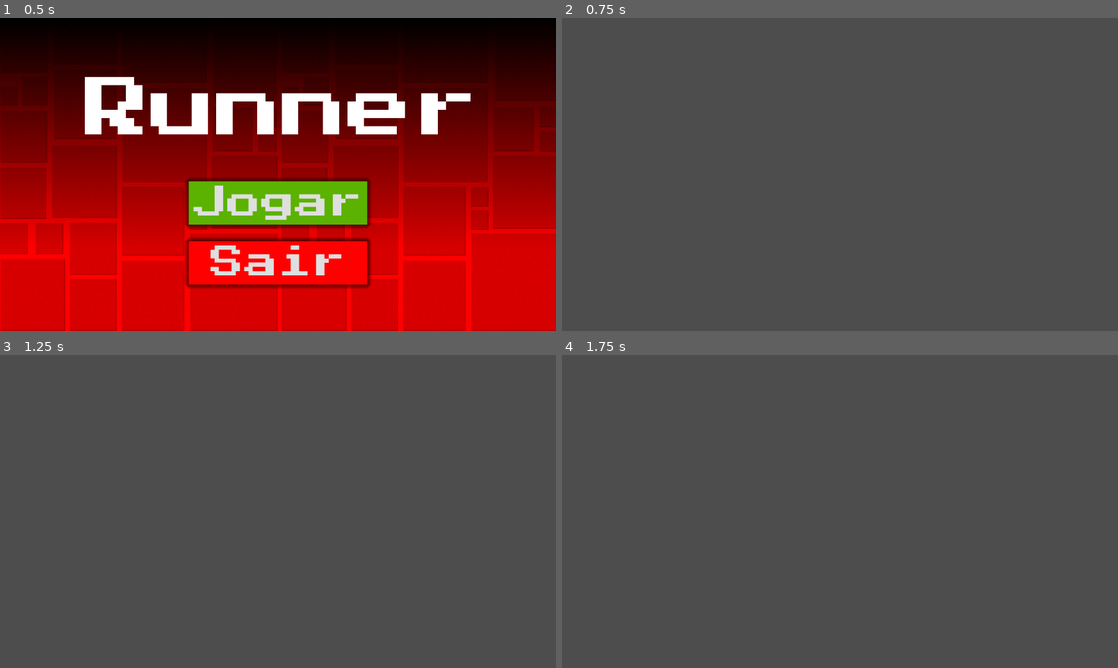
Above: before the commit, frames 1-4 (two rows, left to right).
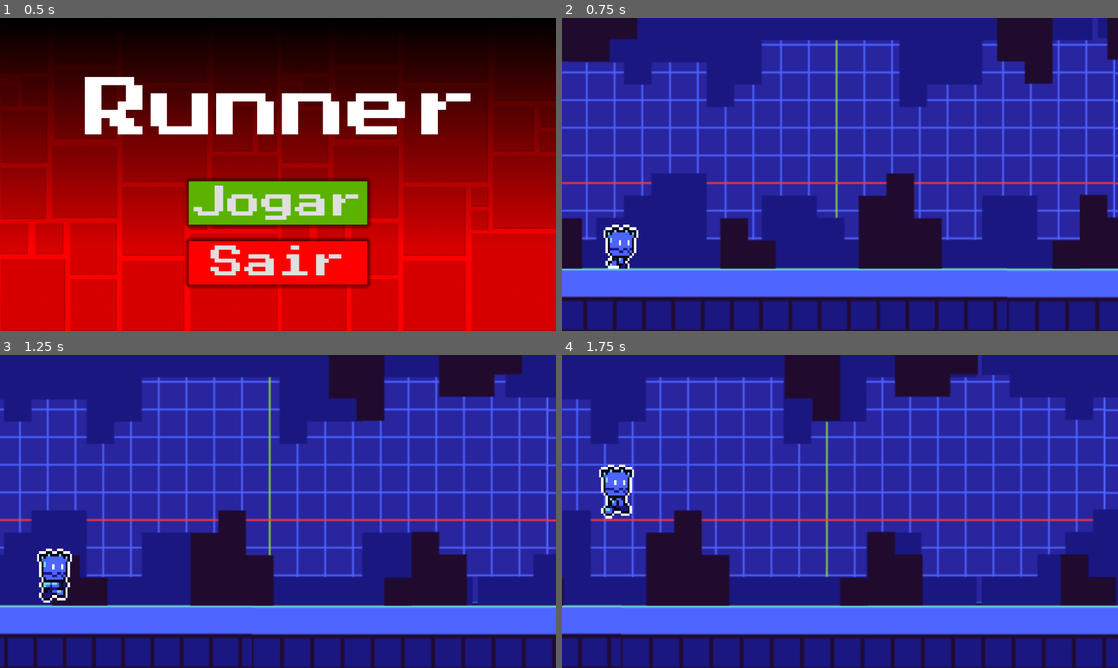
Above: after the commit, the same moments.

Repository: Davizera16/Runner
Game: Godot game, scene res://menu.tscn
Same seed, same stepped clock (60 frames per second), same inputs: the game is played once before the commit and once after it.
Inputs:
- Up to frame 1 (0.5 s): no input
- Up to frame 2 (0.75 s): click "Jogar" at 0.5 s
- Up to frame 3 (1.25 s): no input
- Up to frame 4 (1.75 s): hold Space (ui_select) from 1.28 s (still down)

Frame 1 is identical in both runs. In frame 2, 100% of the frame differs, in the area x 0-100%, y 0-100%; in frame 3, 100%; in frame 4, 100%.

Commit message:
refez o jogo !!!!!!!

Diff:
--- /dev/null
+++ b/jogador.gd
@@ -0,0 +1,17 @@
+extends CharacterBody2D
+
+var velocidade_pulo = -600
+
+func _physics_process(delta: float) -> void:
+
+	velocity += get_gravity() * delta
+
+	if is_on_floor(): # se está no chão
+		$Imagem.play("default")
+
+		if Input.is_action_pressed("ui_select"):
+			velocity.y = velocidade_pulo
+	else:
+		$Imagem.play("pular")
+
+	move_and_slide()
--- /dev/null
+++ b/jogo.gd
@@ -0,0 +1,37 @@
+extends Node2D
+
+
+@export var velocidade: int
+
+func _ready() -> void:
+	velocidade = 400
+
+func _process(delta: float) -> void:
+
+	$MeioAzul.position.x  -= velocidade*delta*0.6
+	$MeioAzul2.position.x  -= velocidade*delta*0.6
+	if $MeioAzul.position.x < -1152:
+		$MeioAzul.position.x = 1152
+	if $MeioAzul2.position.x < -1152:
+		$MeioAzul2.position.x = 1152
+
+	$MeioPreto.position.x  -= velocidade*delta*1.1
+	$MeioPreto2.position.x  -= velocidade*delta*1.1
+	if $MeioPreto.position.x < -1152:
+		$MeioPreto.position.x = 1152
+	if $MeioPreto2.position.x < -1152:
+		$MeioPreto2.position.x = 1152
+
+	$Fundo.position.x -= velocidade * delta*0.05
+	$Fundo2.position.x -= velocidade * delta*0.05
+	if $Fundo.position.x < -1152:
+		$Fundo.position.x = 1152
+	if $Fundo2.position.x < -1152:
+		$Fundo2.position.x = 1152
+
+	$Chao.position.x -= velocidade * delta*2
+	$Chao2.position.x -= velocidade * delta*2
+	if $Chao.position.x < -1152:
+		$Chao.position.x = 1152
+	if $Chao2.position.x < -1152:
+		$Chao2.position.x = 1152
--- a/jogo.tscn
+++ b/jogo.tscn
@@ -1,13 +1,137 @@
 [gd_scene format=3 uid="uid://bqp0hrxloie2a"]
 
+[ext_resource type="Script" uid="uid://by712q4hs4reh" path="res://jogo.gd" id="1_yq54j"]
+[ext_resource type="Texture2D" uid="uid://buww5bao1gv1b" path="res://Recursos/background.png" id="2_1ap6j"]
+[ext_resource type="Texture2D" uid="uid://bkx3ee4davgjo" path="res://Recursos/foreground.png" id="3_qn35j"]
+[ext_resource type="Texture2D" uid="uid://dh434um4xky85" path="res://Recursos/middleground2.png" id="4_qn35j"]
+[ext_resource type="Texture2D" uid="uid://do80e0wlcc08g" path="res://Recursos/middleground1.png" id="5_8c340"]
+[ext_resource type="Texture2D" uid="uid://cn8jio477e3xl" path="res://Recursos/player.png" id="6_8c340"]
+[ext_resource type="Script" uid="uid://brbi1ca14qb5e" path="res://jogador.gd" id="6_45nkh"]
+
+[sub_resource type="RectangleShape2D" id="RectangleShape2D_45nkh"]
+size = Vector2(2315, 135)
+
+[sub_resource type="CapsuleShape2D" id="CapsuleShape2D_8c340"]
+radius = 40.0
+height = 108.0
+
+[sub_resource type="AtlasTexture" id="AtlasTexture_45nkh"]
+atlas = ExtResource("6_8c340")
+region = Rect2(0, 0, 48, 48)
+
+[sub_resource type="AtlasTexture" id="AtlasTexture_ysdx3"]
+atlas = ExtResource("6_8c340")
+region = Rect2(48, 0, 48, 48)
+
+[sub_resource type="AtlasTexture" id="AtlasTexture_t8pok"]
+atlas = ExtResource("6_8c340")
+region = Rect2(96, 0, 48, 48)
+
+[sub_resource type="AtlasTexture" id="AtlasTexture_mtw28"]
+atlas = ExtResource("6_8c340")
+region = Rect2(144, 0, 48, 48)
+
+[sub_resource type="AtlasTexture" id="AtlasTexture_orj5g"]
+atlas = ExtResource("6_8c340")
+region = Rect2(192, 0, 48, 48)
+
+[sub_resource type="AtlasTexture" id="AtlasTexture_01kpq"]
+atlas = ExtResource("6_8c340")
+region = Rect2(240, 0, 48, 48)
+
+[sub_resource type="SpriteFrames" id="SpriteFrames_2ka1p"]
+animations = [{
+"frames": [{
+"duration": 1.0,
+"texture": SubResource("AtlasTexture_45nkh")
+}, {
+"duration": 1.0,
+"texture": SubResource("AtlasTexture_ysdx3")
+}, {
+"duration": 1.0,
+"texture": SubResource("AtlasTexture_t8pok")
+}, {
+"duration": 1.0,
+"texture": SubResource("AtlasTexture_mtw28")
+}, {
+"duration": 1.0,
+"texture": SubResource("AtlasTexture_orj5g")
+}, {
+"duration": 1.0,
+"texture": SubResource("AtlasTexture_01kpq")
+}],
+"loop": true,
+"name": &"default",
+"speed": 5.0
+}]
+
 [node name="Jogo" type="Node2D" unique_id=874049177]
+script = ExtResource("1_yq54j")
 
 [node name="Fundo" type="Sprite2D" parent="." unique_id=1212751358]
+position = Vector2(-1, 0)
+scale = Vector2(3.59375, 3.5777779)
+texture = ExtResource("2_1ap6j")
+centered = false
 
-[node name="Fundo 2" type="Sprite2D" parent="." unique_id=1141360831]
+[node name="Fundo2" type="Sprite2D" parent="." unique_id=1141360831]
+position = Vector2(1722.9999, 323.00003)
+scale = Vector2(3.5859375, 3.5666664)
+texture = ExtResource("2_1ap6j")
 
-[node name="Chão" type="Sprite2D" parent="." unique_id=214280926]
+[node name="Chao" type="Sprite2D" parent="." unique_id=214280926]
+position = Vector2(0, 446)
+scale = Vector2(3.790625, 4.2343745)
+texture = ExtResource("3_qn35j")
+centered = false
 
-[node name="Chão2" type="Sprite2D" parent="." unique_id=1407105504]
+[node name="Chao2" type="Sprite2D" parent="." unique_id=1407105504]
+position = Vector2(1055, 446)
+scale = Vector2(3.9125004, 4.265625)
+texture = ExtResource("3_qn35j")
+centered = false
 
-[node name="StaticBody2D" type="StaticBody2D" parent="Chão2" unique_id=292370229]
+[node name="ChãoFísico" type="StaticBody2D" parent="." unique_id=737227476]
+
+[node name="CorpoChão" type="CollisionShape2D" parent="ChãoFísico" unique_id=112357733]
+position = Vector2(1156.5, 581.5)
+shape = SubResource("RectangleShape2D_45nkh")
+
+[node name="MeioAzul" type="Sprite2D" parent="." unique_id=866796439]
+position = Vector2(-3, -6.1035156e-05)
+scale = Vector2(3.56875, 2.8722222)
+texture = ExtResource("4_qn35j")
+centered = false
+
+[node name="MeioAzul2" type="Sprite2D" parent="." unique_id=1510652624]
+position = Vector2(1150, -4.999939)
+scale = Vector2(3.603125, 2.9)
+texture = ExtResource("4_qn35j")
+centered = false
+
+[node name="MeioPreto" type="Sprite2D" parent="." unique_id=30721174]
+position = Vector2(-6.1035156e-05, -3)
+scale = Vector2(3.5843747, 2.9)
+texture = ExtResource("5_8c340")
+centered = false
+
+[node name="MeioPreto2" type="Sprite2D" parent="." unique_id=1245158985]
+position = Vector2(1146, -6.9999695)
+scale = Vector2(3.5781245, 2.9166667)
+texture = ExtResource("5_8c340")
+centered = false
+
+[node name="Jogador" type="CharacterBody2D" parent="." unique_id=1053802432]
+script = ExtResource("6_45nkh")
+
+[node name="Corpo" type="CollisionShape2D" parent="Jogador" unique_id=688560784]
+position = Vector2(116, 485)
+shape = SubResource("CapsuleShape2D_8c340")
+
+[node name="Imagem" type="AnimatedSprite2D" parent="Jogador" unique_id=384987899]
+texture_filter = 1
+position = Vector2(113.00001, 500.87497)
+scale = Vector2(4.5208335, 5.3385406)
+sprite_frames = SubResource("SpriteFrames_2ka1p")
+autoplay = "default"
+frame_progress = 0.18481842
--- a/project.godot
+++ b/project.godot
@@ -1,3 +1,11 @@
+; Engine configuration file.
+; It's best edited using the editor UI and not directly,
+; since the parameters that go here are not all obvious.
+;
+; Format:
+;   [section] ; section goes between []
+;   param=value ; assign values to parameters
+
 config_version=5
 
 [application]
Binary file added: Recursos/background.png
Not shown, added: Recursos/background.png.import
Binary file added: Recursos/foreground.png
Not shown, added: Recursos/foreground.png.import
Binary file added: Recursos/middleground1.png
Not shown, added: Recursos/middleground1.png.import
Binary file added: Recursos/middleground2.png
Not shown, added: Recursos/middleground2.png.import
Binary file added: Recursos/mockup.png
Not shown, added: Recursos/mockup.png.import
Binary file added: Recursos/player.png
Not shown, added: Recursos/player.png.import
(and 2 more such lines)
